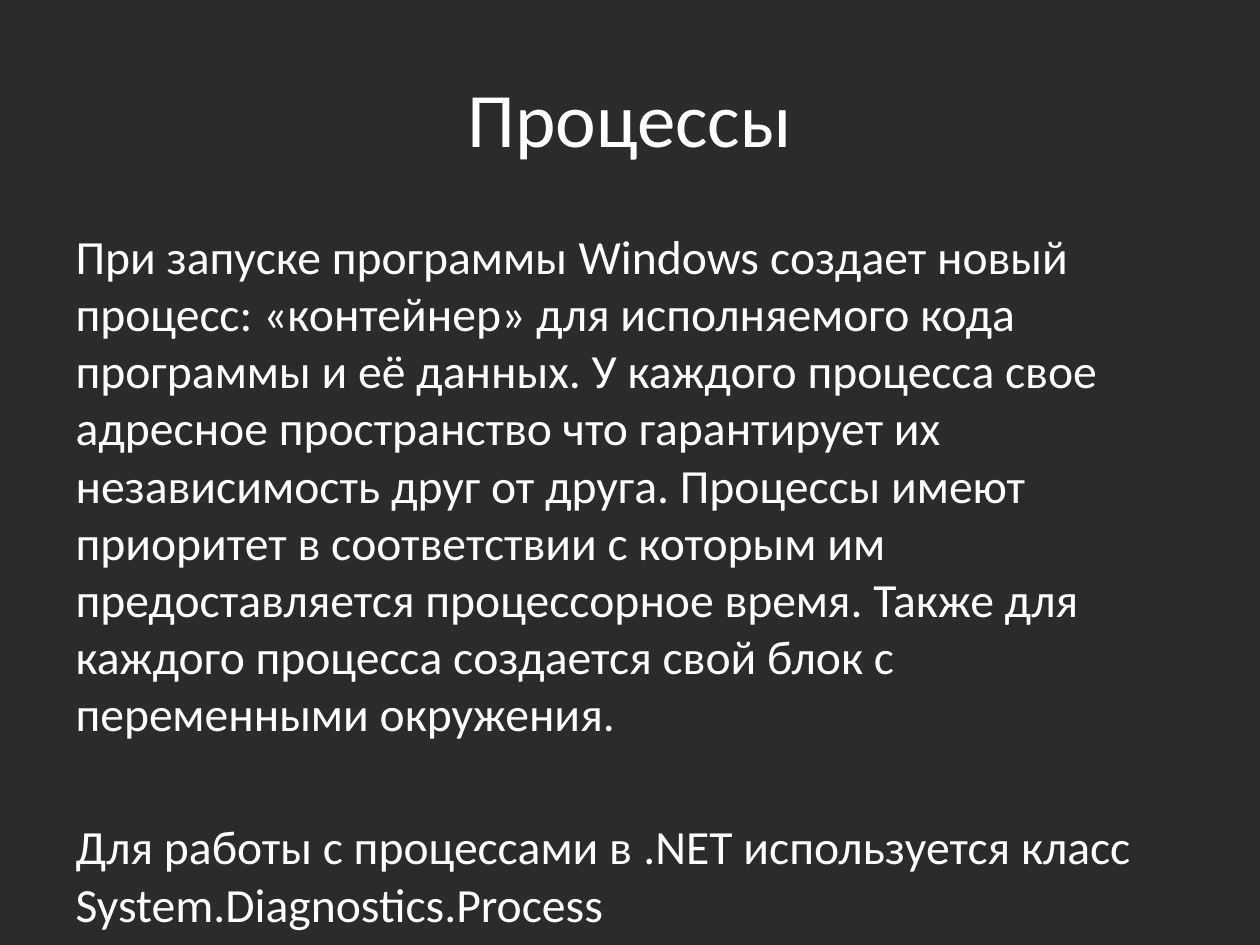
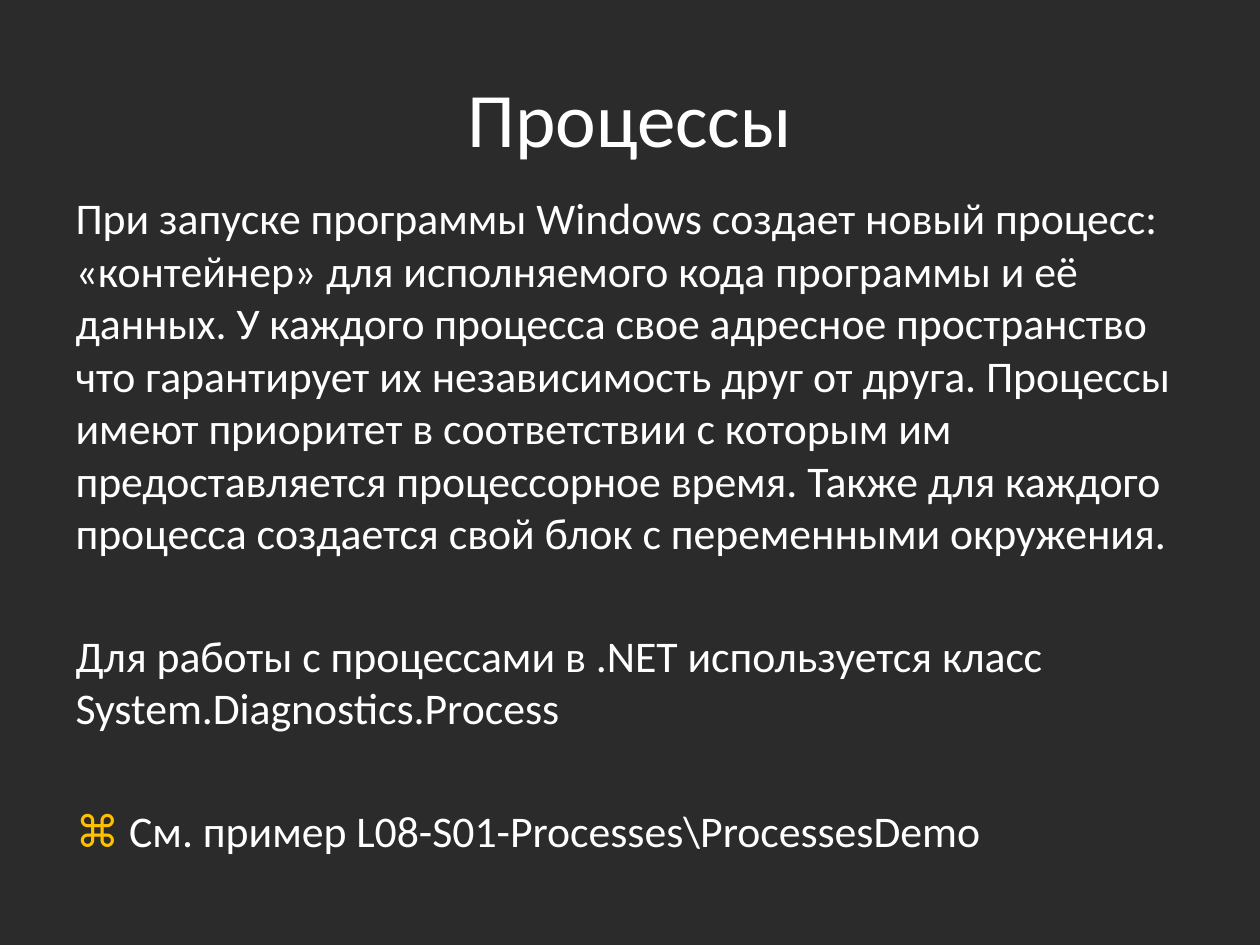
Before and after one commit to bazile/Training, a slide deck: slide 5 of Presentation/lesson-08-multithreading.pptx. Drawn at 1260x945 pixels with LibreOffice and Linux fonts; fonts in the diff are those of the drawing; background and template pictures are left out; a plain dark background stands for a picture behind light text. Boxes give left, top, right and bottom in pixels: in the first picture for what was removed or moved away, otherwise in the second. Text is boxed around its words. In the diff, an @@ line names an element or a change of style, - is before the commit and + after.

Commit message:
CreateLowIntegrityProcess demo

```diff
--- a/Presentation/lesson-08-multithreading.pptx
+++ b/Presentation/lesson-08-multithreading.pptx
@@ text "При запуске программы Windows создает ...": place and size @@
-text "При запуске программы Windows создает ..." at bbox=[76, 241, 1130, 930]
+text "При запуске программы Windows создает ..." at bbox=[76, 203, 1170, 854]
@@ text at bbox=[76, 203, 1170, 732]: size 27.2 to 25 pt @@
@@ text at bbox=[129, 816, 980, 854]: paragraph added @@
+⌘ См. пример L08-S01-Processes\ProcessesDemo
```
Also in this commit, not shown: 1 other slide changed, 23 other files.
